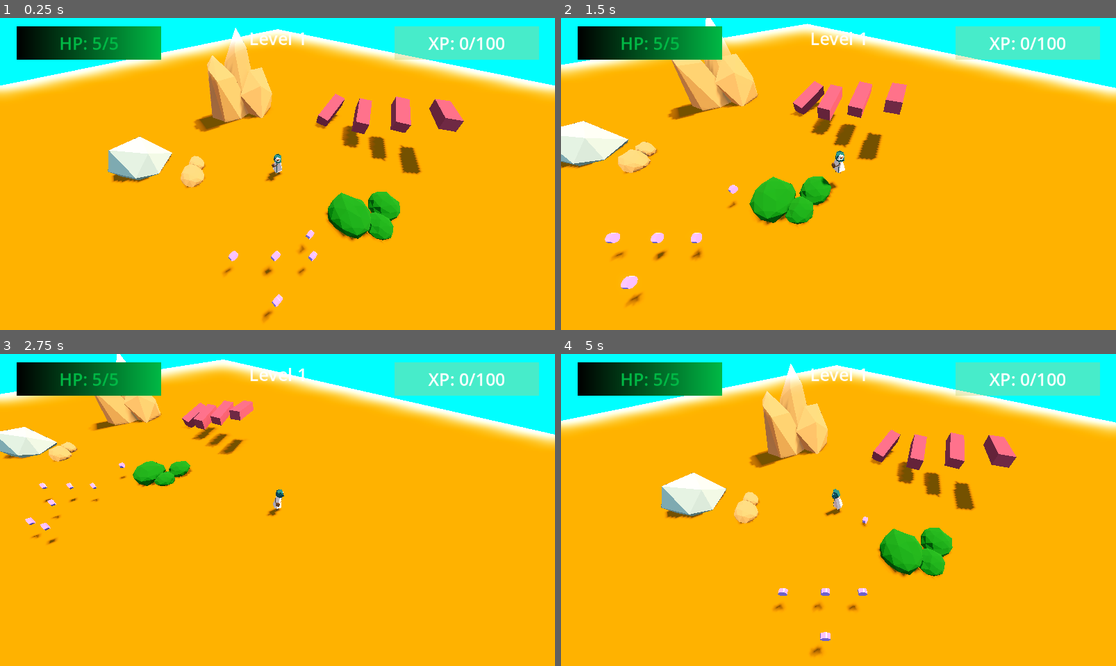
Above: before the commit, frames 1-4 (two rows, left to right).
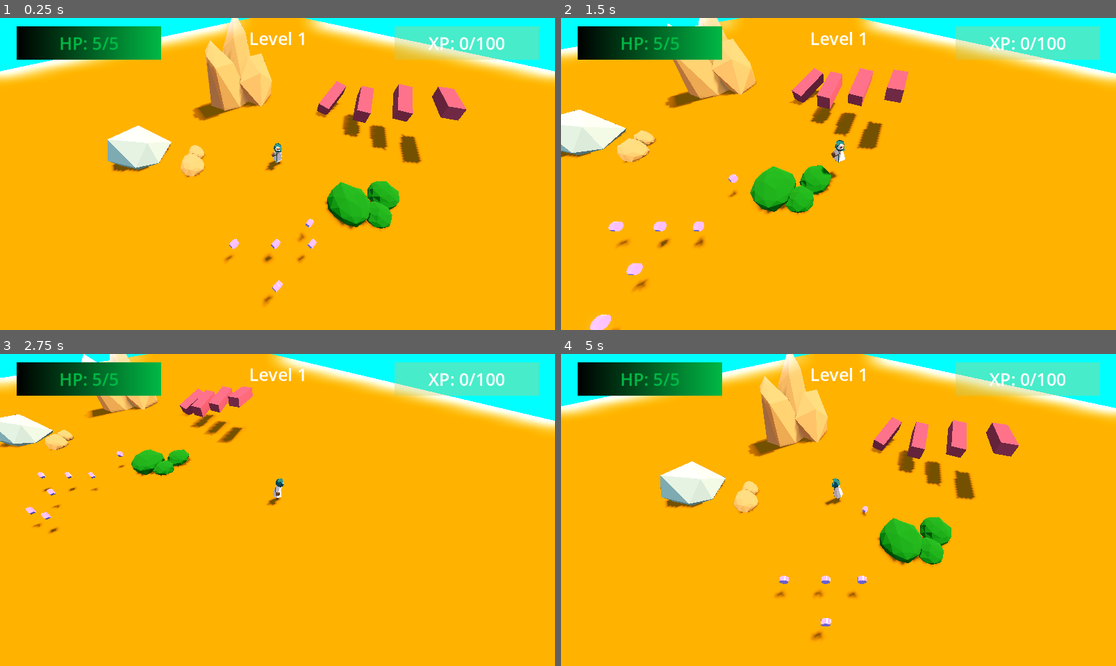
Above: after the commit, the same moments.

Repository: DeepRestGames/EcoDungeon
Game: Godot game, scene res://scenes/PrototypeScene_Weapons_01.tscn
Same seed, same stepped clock (60 frames per second), same inputs: the game is played once before the commit and once after it. A sky picture missing from this copy of the repository is replaced by a grey-blue gradient.
Inputs (mouse positions are in pixels of both pictures, inside the frame that each line leads up to):
- Up to frame 1 (0.25 s): no input
- Up to frame 2 (1.5 s): move the mouse to (960, 158) at 0.52 s; hold D (move_right) 0.53-1.28 s; tap Space (spacebar) at 0.6 s; move the mouse to (727, 189) at 1.27 s; hold S (move_down) from 1.28 s (still down); tap Mouse wheel up (zoom_in) at 1.35 s
- Up to frame 3 (2.75 s): move the mouse to (333, 441) at 2.02 s; release S (move_down) at 2.03 s; hold D (move_right) from 2.03 s (still down); hold Mouse wheel down (zoom_out) from 2.03 s (still down)
- Up to frame 4 (5 s): move the mouse to (810, 572) at 2.77 s; release D (move_right) at 2.78 s; release Mouse wheel down (zoom_out) at 2.78 s; hold W (move_up) 2.78-3.53 s; tap Space (spacebar) at 2.85 s; move the mouse to (1005, 556) at 3.52 s; hold Mouse wheel up (zoom_in) 3.53-4.28 s; hold A (move_left) from 3.53 s (still down); move the mouse to (672, 463) at 4.27 s; tap Mouse wheel down (zoom_out) at 4.35 s

The runs differ from the first frame. In frame 1, 16% of the frame differs, in the area x 0-100%, y 0-98%; in frame 2, 16%; in frame 3, 12%; in frame 4, 16%.

Commit message:
Player is slightly more up in the camera view

Diff:
--- a/scenes/player/Player.tscn
+++ b/scenes/player/Player.tscn
@@ -560,7 +560,7 @@
 mesh = SubResource("CapsuleMesh_m2k26")
 
 [node name="Camera3D" type="Camera3D" parent="."]
-transform = Transform3D(1, 0, 0, 0, 0.707107, 0.707107, 0, -0.707107, 0.707107, 0, 10, 10)
+transform = Transform3D(1, 0, 0, 0, 0.669131, 0.743145, 0, -0.743145, 0.669131, 0, 10, 10)
 near = 0.001
 far = 150.0
 
